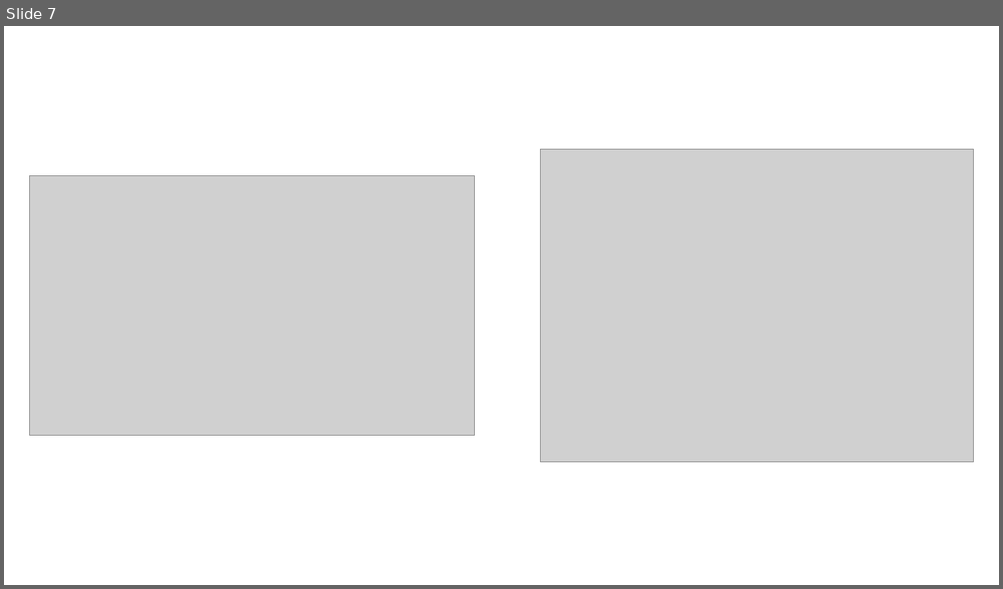
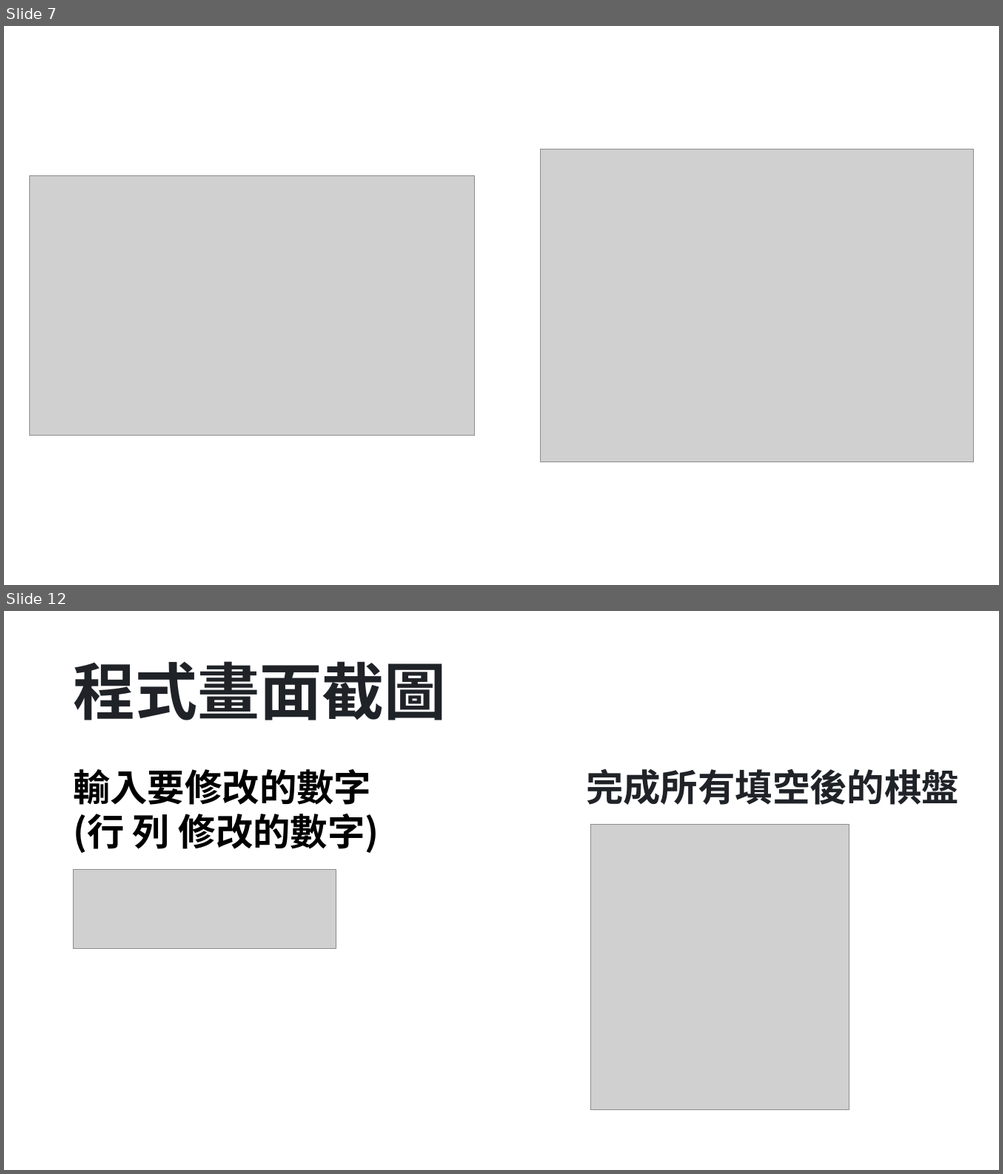
Before and after one commit to cjs20040817/SUDOKU, a slide deck: 數獨.pptx. Shown one above the other, each under a label of ours: slide 7 before the commit, slides 7 and 12 after it; the slides between them are not shown. The pictures are 1003x589 and 1003x1174 pixels, drawn with LibreOffice and Linux fonts; fonts in the diff are those of the drawing; grey boxes stand for pictures. Boxes give left, top, right and bottom in pixels: in the first picture for what was removed or moved away, otherwise in the second. Text is boxed around its words. In the diff, an @@ line names an element or a change of style, - is before the commit and + after.

```diff
--- a/數獨.pptx
+++ b/數獨.pptx
@@ slide 12 added at (x1=4, y1=611, x2=999, y2=1170), background #FFFFFF @@
@@ title added at (x1=73, y1=661, x2=446, y2=721), 60 pt, text #1F2328, bold @@
+程式畫面截圖
@@ text added at (x1=73, y1=769, x2=379, y2=853), 36 pt, text #000000, bold @@
+輸入要修改的數字
+(行 列 修改的數字)
@@ text added at (x1=586, y1=769, x2=959, y2=805), 36 pt, text #1F2328, bold @@
+完成所有填空後的棋盤
@@ picture added at (x1=590, y1=824, x2=848, y2=1110) @@
@@ picture added at (x1=74, y1=870, x2=337, y2=949) @@
```
Also in this commit, not shown: 6 slides changed, 3 other slides added.
